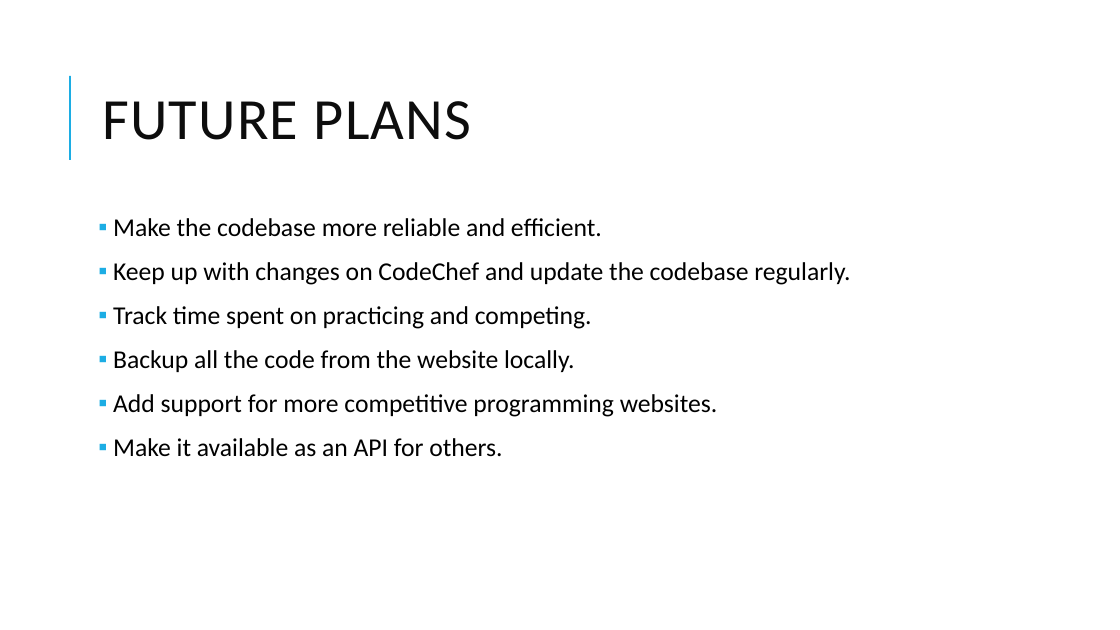
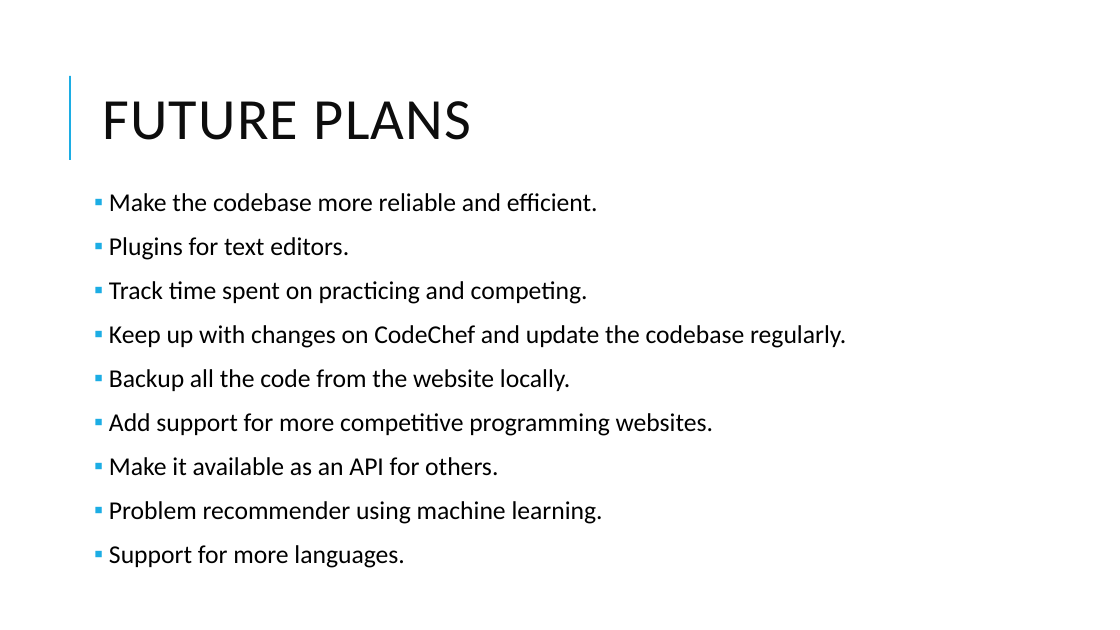
Before and after one commit to IshaanG/CodeChef-Buddy, a slide deck: slide 7 of Codechef buddy1.odp. Drawn at 1120x630 pixels with LibreOffice and Linux fonts; fonts in the diff are those of the drawing. Boxes give left, top, right and bottom in pixels: in the first picture for what was removed or moved away, otherwise in the second. Text is boxed around its words. In the diff, an @@ line names an element or a change of style, - is before the commit and + after.

Commit message:
bug fix and ppt

```diff
--- a/Codechef buddy1.odp
+++ b/Codechef buddy1.odp
@@ text "Make the codebase more reliable ...": place and size @@
-text "Make the codebase more reliable ..." at (113, 218, 850, 457)
+text "Make the codebase more reliable ..." at (109, 193, 846, 568)
@@ text at (109, 237, 588, 304): paragraphs added @@
+▪ Plugins for text editors.
+▪ Track time spent on practicing and competing.
@@ text at (113, 306, 592, 329): paragraph removed @@
-▪ Track time spent on practicing and competing.
@@ text at (109, 501, 603, 568): paragraphs added @@
+▪ Problem recommender using machine learning.
+▪ Support for more languages.
```
Also in this commit, not shown: 3 other slides changed, 2 other files.
